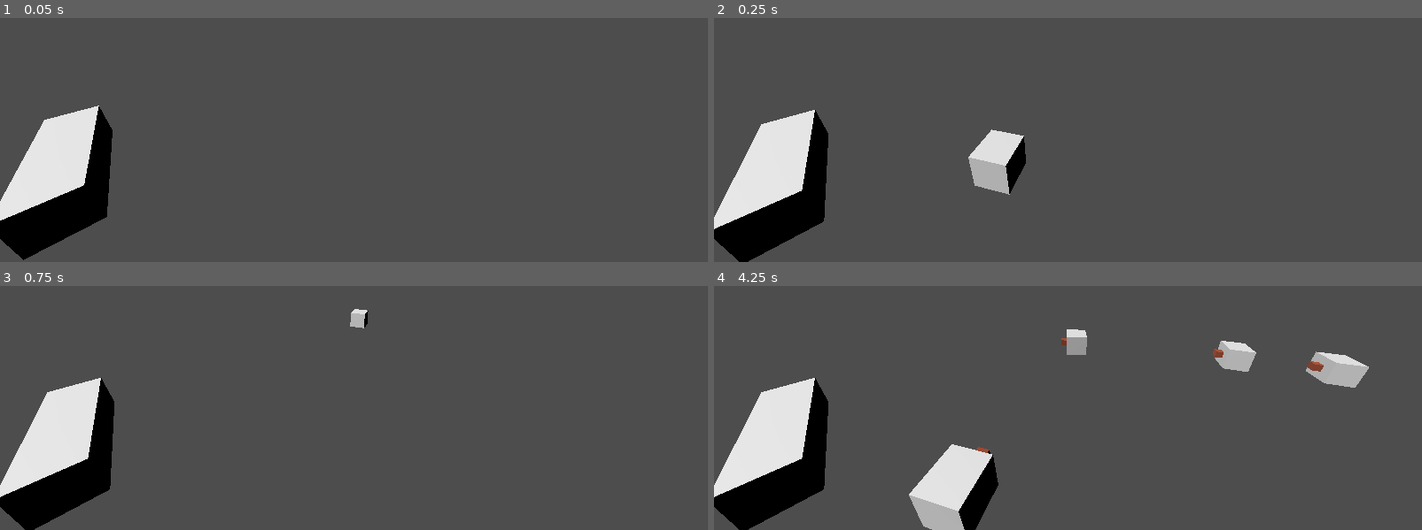
Above: before the commit, frames 1-4 (two rows, left to right).
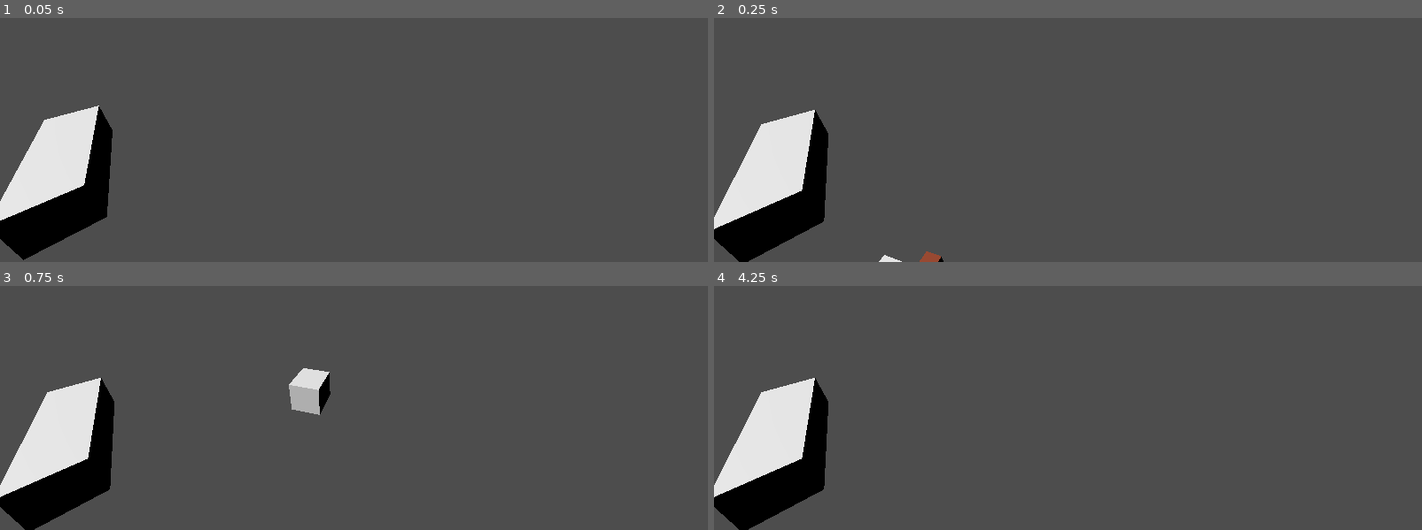
Above: after the commit, the same moments.

Repository: mulboor/kruispuntsimulatie
Game: Godot game, scene res://scenes/spaces/main.tscn
Same seed, same stepped clock (60 frames per second), same inputs: the game is played once before the commit and once after it.
Inputs:
- Up to frame 1 (0.05 s): no input
- Up to frame 2 (0.25 s): no input
- Up to frame 3 (0.75 s): no input
- Up to frame 4 (4.25 s): tap Enter at 2.75 s

Frame 1 is identical in both runs. In frame 2, 1.7% of the frame differs, in the area x 23-45%, y 45-100%; in frame 3, 1.0%; in frame 4, 4.9%, in the area x 27-93%, y 17-100%.

Commit message:
Update main.tscn

Diff:
--- a/scenes/spaces/main.tscn
+++ b/scenes/spaces/main.tscn
@@ -49,8 +49,8 @@
 
 [node name="Spawner A" type="Node3D" parent="Spawners" node_paths=PackedStringArray("general_user_stats", "path")]
 script = ExtResource("2_xc2x4")
-time_between_spawns = 1.0
-random_deviation = 0.036
+time_between_spawns = 0.8
+random_deviation = 0.018
 general_user_stats = NodePath("../../GlobalRoadUserStats")
 path = NodePath("Path3D")
 user = ExtResource("1_v6fqk")
@@ -62,7 +62,7 @@
 transform = Transform3D(1, 0, 0, 0, 1, 0, 0, 0, 1, 6.87177, 0, 17.3273)
 script = ExtResource("2_xc2x4")
 time_between_spawns = 0.8
-random_deviation = 0.036
+random_deviation = 0.018
 general_user_stats = NodePath("../../GlobalRoadUserStats")
 path = NodePath("Path3D")
 user = ExtResource("1_v6fqk")
@@ -72,12 +72,12 @@
 
 [node name="GlobalRoadUserStats" type="Node" parent="."]
 script = ExtResource("1_xpqr5")
-max_speed = 0.28
-accel = 0.05
+max_speed = 0.14
+accel = 0.001
 deccel = 0.2
-visibility = 6.0
+visibility = 6.8
 reaction_time = 0.5
-stopping_distance = 85.586
+stopping_distance = 34.316
 
 [node name="Camera3D" type="Camera3D" parent="."]
 transform = Transform3D(0.224866, 0.366624, -0.902786, 0.0222999, 0.924335, 0.38093, 0.974135, -0.10579, 0.199676, 0.085, 5, 2.566)
